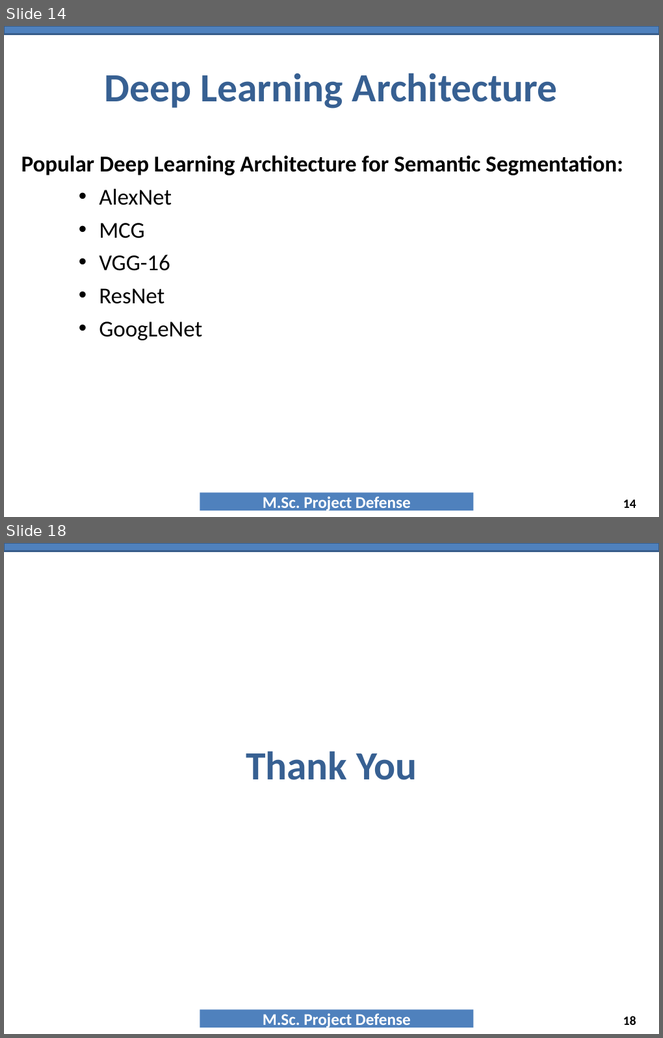
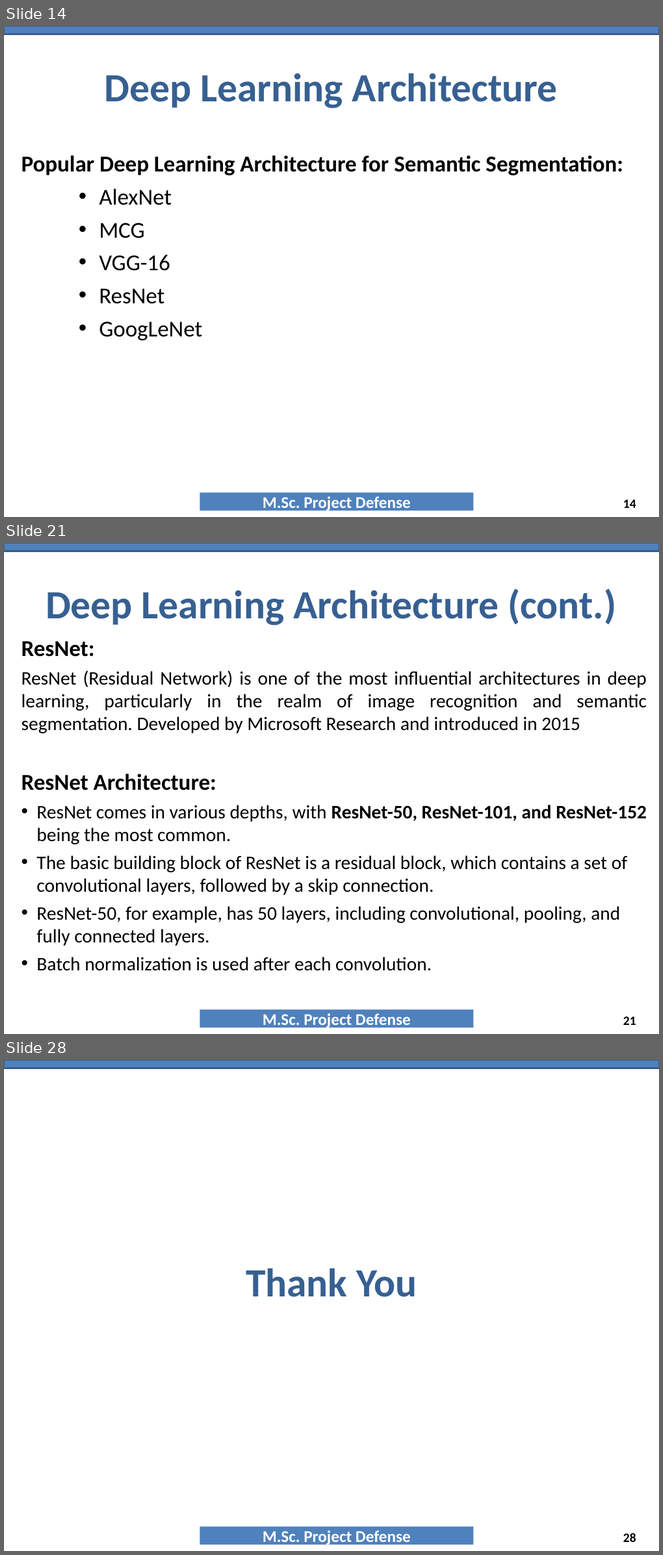
Before and after one commit to NAYANCSE27/msc-project, a slide deck: 9_PresentationTemplate_MscProject_CSE-057443.ppt. Shown one above the other, each under a label of ours: slides 14 and 18 before the commit, slides 14, 21 and 28 after it; the slides between them are not shown. The pictures are 663x1038 and 663x1555 pixels, drawn with LibreOffice and Linux fonts; fonts in the diff are those of the drawing; background and template pictures are left out. Boxes give left, top, right and bottom in pixels: in the first picture for what was removed or moved away, otherwise in the second. Text is boxed around its words. In the diff, an @@ line names an element or a change of style, - is before the commit and + after.

```diff
--- a/9_PresentationTemplate_MscProject_CSE-057443.ppt
+++ b/9_PresentationTemplate_MscProject_CSE-057443.ppt
@@ slide 21 added at (x1=4, y1=543, x2=659, y2=1034), background #FFFFFF; not listed: 2 template elements that a slide beside it also shows @@
@@ title added at (x1=46, y1=589, x2=616, y2=626), 44 pt, text #376092, bold @@
+Deep Learning Architecture (cont.)
@@ text added at (x1=22, y1=641, x2=647, y2=971), 21 pt, text #000000 @@
+ResNet:
+ResNet (Residual Network) is one of the most influential architectures in deep learning, particularly in the realm of image recognition and semantic segmentation. Developed by Microsoft Research and introduced in 2015
+ResNet Architecture:
+• ResNet comes in various depths, with ResNet-50, ResNet-101, and ResNet-152 being the most common.
+• The basic building block of ResNet is a residual block, which contains a set of convolutional layers, followed by a skip connection.
+• ResNet-50, for example, has 50 layers, including convolutional, pooling, and fully connected layers.
+• Batch normalization is used after each convolution.
@@ page number added at (x1=623, y1=1017, x2=636, y2=1025), 14 pt, text #000000, bold @@
+21
@@ what was slide 18 is now slide 28 @@
@@ page number at (x1=623, y1=1533, x2=636, y2=1542): text changed @@
-18
+28
```
Also in this commit, not shown: 2 slides changed, 11 other slides added, 2 slides removed, 2 other files.
